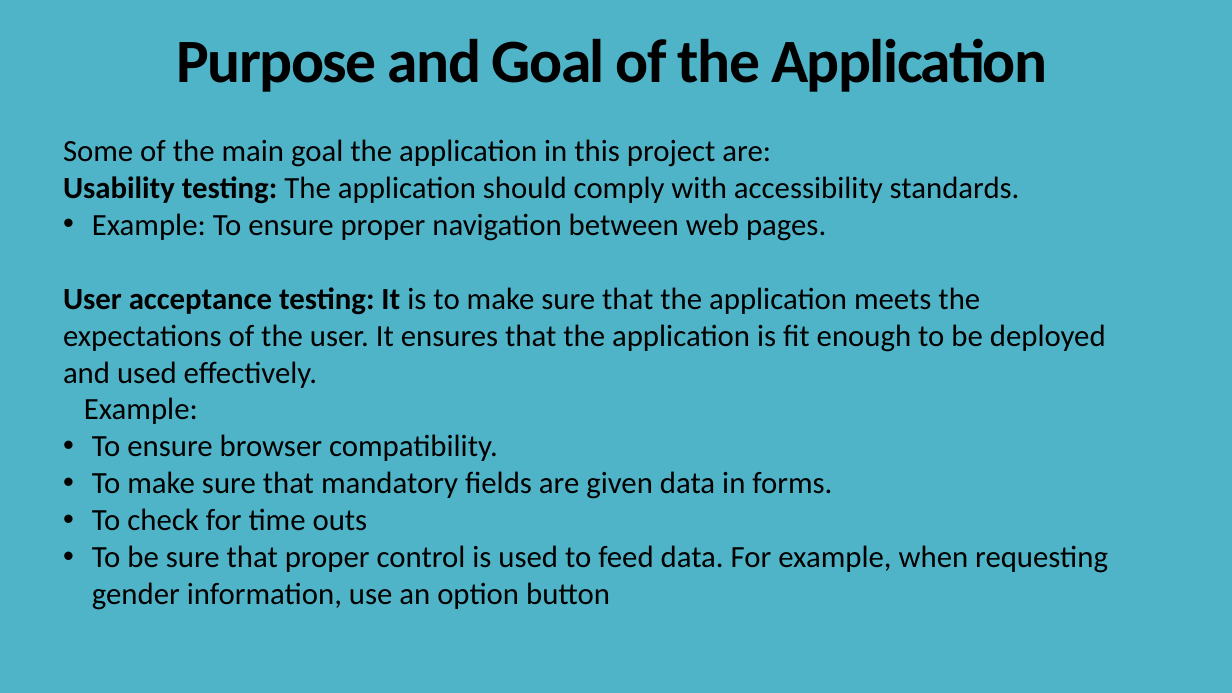
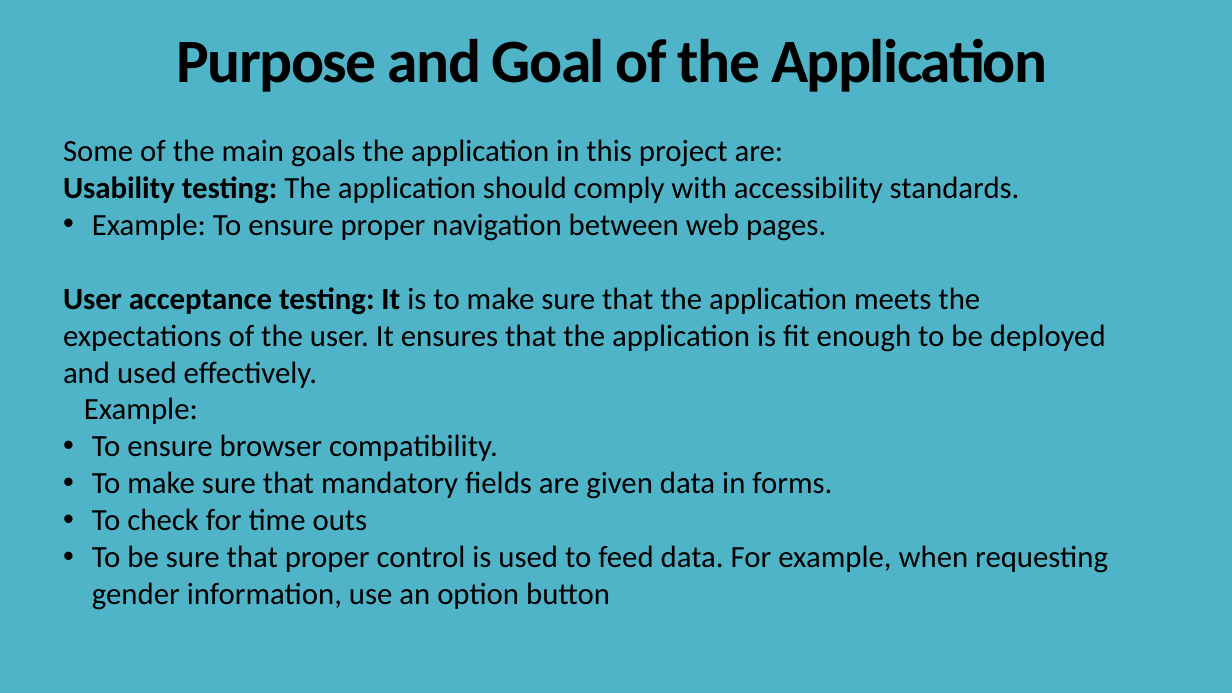
Before and after one commit to pKpallavi/Selenium_project, a slide deck: slide 8 of docs/Selenium_Project_Kumon_Website_Testing.pptx. Drawn at 1232x693 pixels with LibreOffice and Linux fonts; fonts in the diff are those of the drawing. Boxes give left, top, right and bottom in pixels: in the first picture for what was removed or moved away, otherwise in the second. Text is boxed around its words. In the diff, an @@ line names an element or a change of style, - is before the commit and + after.

```diff
--- a/docs/Selenium_Project_Kumon_Website_Testing.pptx
+++ b/docs/Selenium_Project_Kumon_Website_Testing.pptx
@@ text at bbox=[63, 139, 784, 167]: text changed @@
-Some of the main goal the application in this project are:
+Some of the main goals the application in this project are:
```
Also in this commit, not shown: 8 other slides changed.
